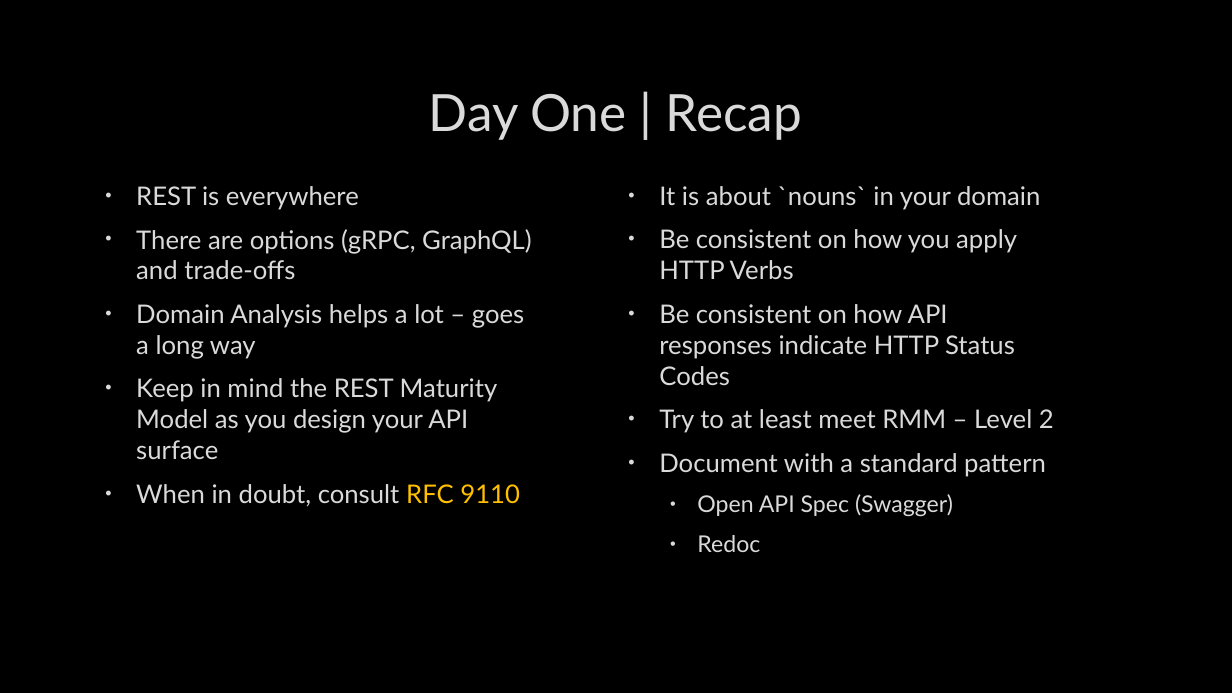
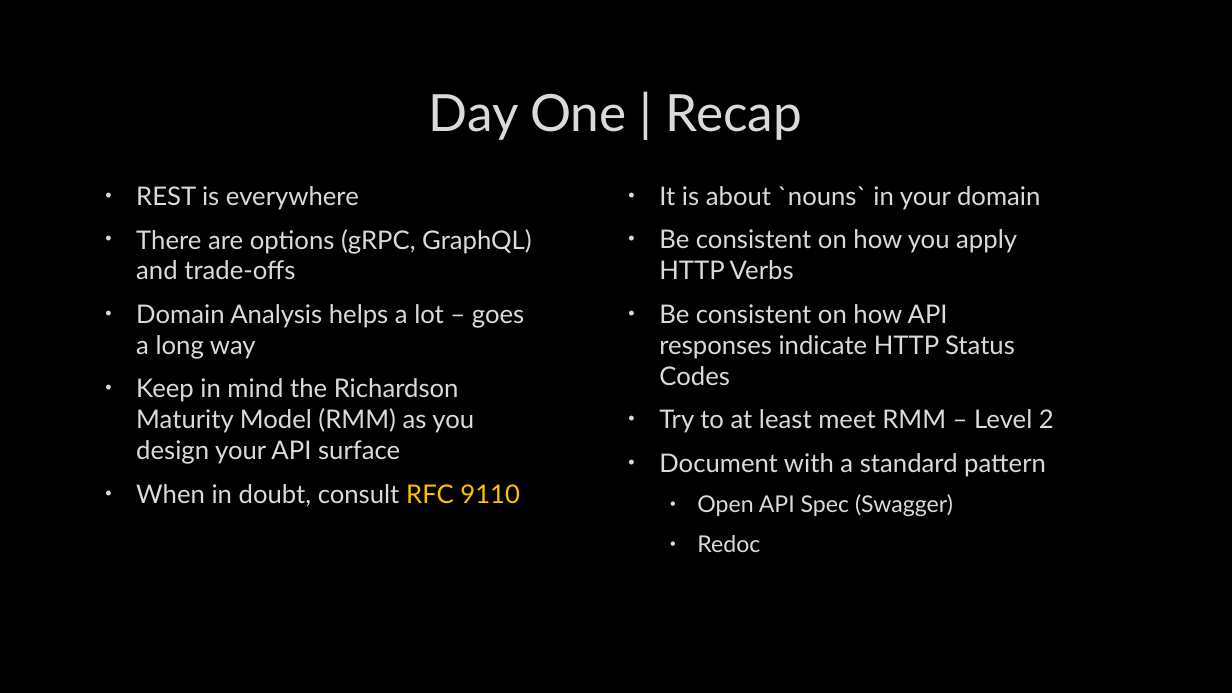
Before and after one commit to SheetMetalConnect/api-workshop, a slide deck: slide 37 of zzz-additional-documentation/Rest-Api-Design-Build-Run-Day-1.pptx. Drawn at 1232x693 pixels with LibreOffice and Linux fonts; fonts in the diff are those of the drawing; background and template pictures are left out. Boxes give left, top, right and bottom in pixels: in the first picture for what was removed or moved away, otherwise in the second. Text is boxed around its words. In the diff, an @@ line names an element or a change of style, - is before the commit and + after.

Commit message:
latest updates to pptx files (#6)

```diff
--- a/zzz-additional-documentation/Rest-Api-Design-Build-Run-Day-1.pptx
+++ b/zzz-additional-documentation/Rest-Api-Design-Build-Run-Day-1.pptx
@@ text at bbox=[136, 378, 474, 464]: text changed @@
-• Keep in mind the REST Maturity Model as you design your API surface
+• Keep in mind the Richardson Maturity Model (RMM) as you design your API surface
```
Also in this commit, not shown: 2 other slides changed, 1 other file.
